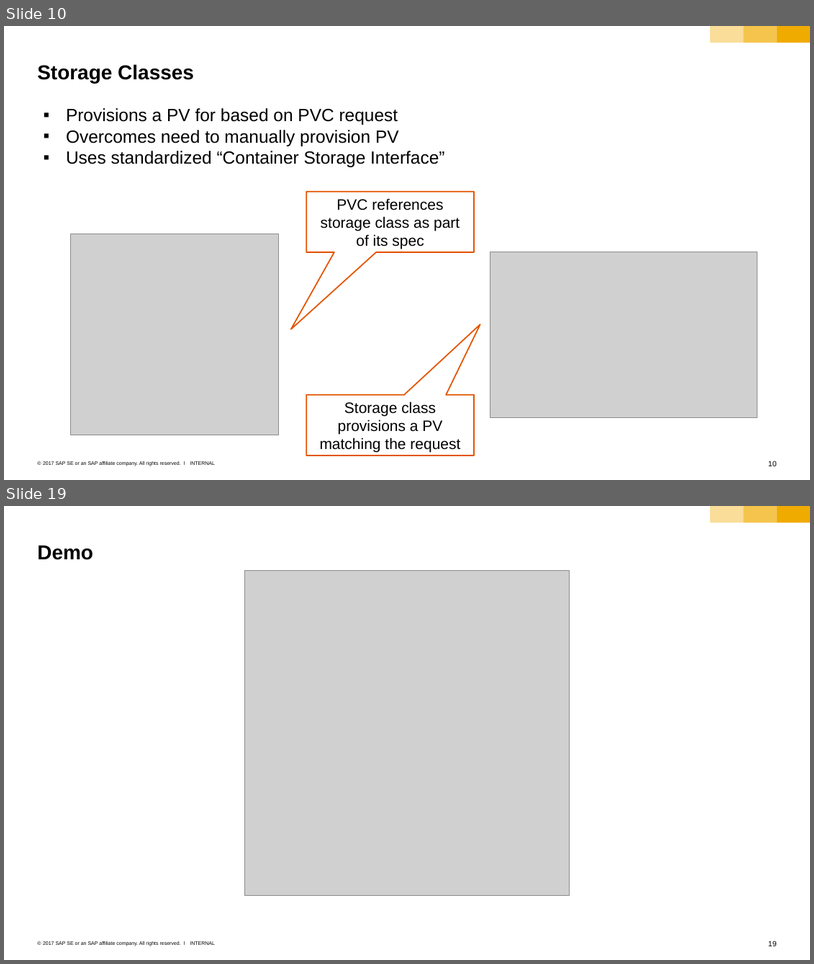
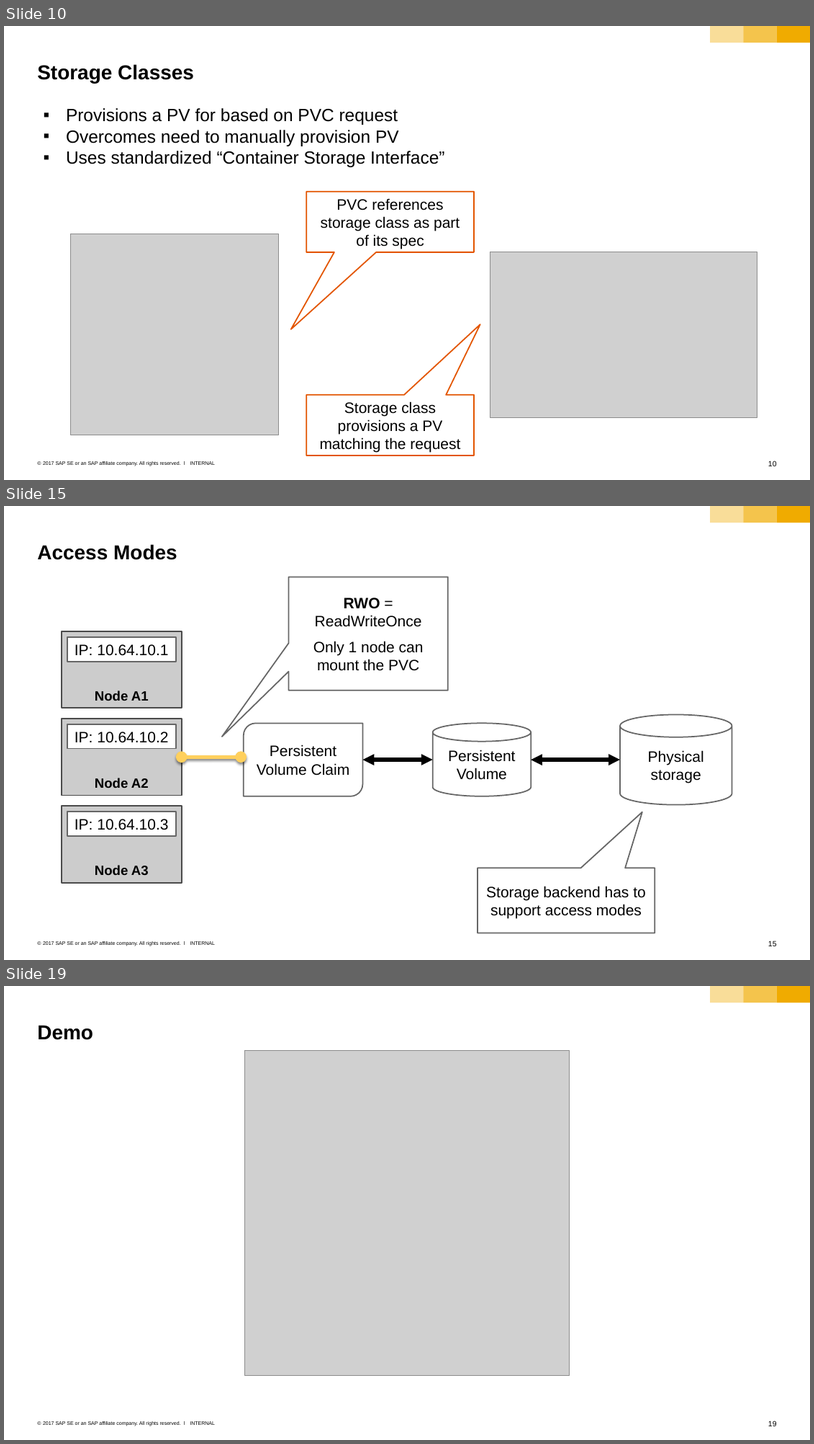
Before and after one commit to sriramrokkam/k8s-training, a slide deck: kubernetes/05_persistence.pptx. Shown one above the other, each under a label of ours: slides 10 and 19 before the commit, slides 10, 15 and 19 after it; the slides between them are not shown. The pictures are 814x964 and 814x1444 pixels, drawn with LibreOffice and Linux fonts; fonts in the diff are those of the drawing; grey boxes stand for pictures. Boxes give left, top, right and bottom in pixels: in the first picture for what was removed or moved away, otherwise in the second. Text is boxed around its words. In the diff, an @@ line names an element or a change of style, - is before the commit and + after.

```diff
--- a/kubernetes/05_persistence.pptx
+++ b/kubernetes/05_persistence.pptx
@@ slide 15 added at (x1=4, y1=506, x2=810, y2=960), background #FFFFFF; not listed: 6 template elements that a slide beside it also shows @@
@@ title added at (x1=37, y1=544, x2=178, y2=560), 24 pt, text #000000, bold @@
+Access Modes
@@ speech box added at (x1=288, y1=577, x2=448, y2=690), fill #FFFFFF, outline #666666 1.5 pt, 18 pt, text #000000 @@
+RWO = ReadWriteOnce
+Only 1 node can mount the PVC
@@ rectangle added at (x1=62, y1=631, x2=182, y2=708), fill #CCCCCC, outline #4B4B4B 1.5 pt, 16 pt, text #000000, bold @@
+Node A1
@@ rectangle added at (x1=67, y1=637, x2=175, y2=662), fill #FFFFFF, outline #666666 1.5 pt, 18 pt, text #000000 @@
+IP: 10.64.10.1
@@ rectangle added at (x1=62, y1=718, x2=182, y2=795), fill #CCCCCC, outline #4B4B4B 1.5 pt, 16 pt, text #000000, bold @@
+Node A2
@@ cylinder added at (x1=620, y1=715, x2=732, y2=805), fill #FFFFFF, outline #666666 1.5 pt, 18 pt, text #000000 @@
+Physical storage
@@ rectangle added at (x1=67, y1=724, x2=175, y2=749), fill #FFFFFF, outline #666666 1.5 pt, 18 pt, text #000000 @@
+IP: 10.64.10.2
@@ round diag rect added at (x1=243, y1=723, x2=363, y2=796), fill #FFFFFF, outline #666666 1.5 pt, 18 pt, text #000000 @@
+Persistent Volume Claim
@@ cylinder added at (x1=432, y1=723, x2=531, y2=796), fill #FFFFFF, outline #666666 1.5 pt, 18 pt, text #000000 @@
+Persistent Volume
@@ elbow double arrow added from (241, 757) to (182, 757), #FFD05D 4.5 pt @@
@@ elbow double arrow added from (363, 759) to (432, 759), #000000 4.5 pt @@
@@ elbow double arrow added from (531, 759) to (620, 759), #000000 4.5 pt @@
@@ rectangle added at (x1=62, y1=806, x2=182, y2=882), fill #CCCCCC, outline #4B4B4B 1.5 pt, 16 pt, text #000000, bold @@
+Node A3
@@ rectangle added at (x1=67, y1=811, x2=175, y2=836), fill #FFFFFF, outline #666666 1.5 pt, 18 pt, text #000000 @@
+IP: 10.64.10.3
@@ speech box added at (x1=477, y1=867, x2=654, y2=932), fill #FFFFFF, outline #666666 1.5 pt, 18 pt, text #000000 @@
+Storage backend has to support access modes
```
Also in this commit, not shown: 7 slides changed, 2 other slides added, 3 slides removed, 8 other files.
